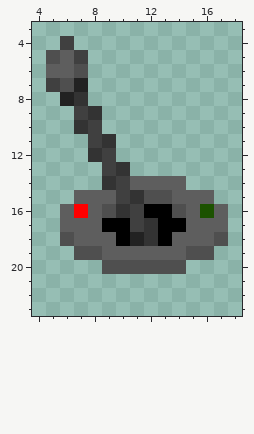
One commit to this pixel-art sprite: sprites/tileset/lever_off.png. That is the earlier state.
The file is 24x24 pixels. Colours within 5 levels of each other are drawn and written as one. Shown: x 4..18, y 3..23.
After the commit:
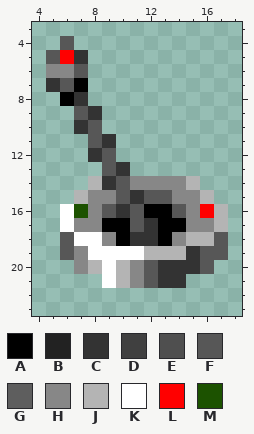
Palette (. is transparent): A #000000  B #222222  C #333333  D #404040  E #4f4f4f  F #575757  G #5e5e5e  H #878787  J #b4b4b4  K #ffffff  L #ff0000  M #1c5200
Change:
Changed rows in their new state; - is an unchanged pixel.
first column x 5:
 4 -F-----------
 5 FLC----------
 6 HHF----------
 7 CFA----------
 8 -A-----------
 9 --F----------
10 ---F---------
11 ---F---------
12 ----F--------
13 ----F--------
14 ---J-FHHHHJ--
15 --JHHF-FFHHJ-
16 -KMHF-F--FHLJ
17 -KHH--F---HHJ
18 -FKKH-C--HJJF
19 -FHKKKKJJJCFF
20 --HJKJHFCCCF-
21 ----KJHFCC---
